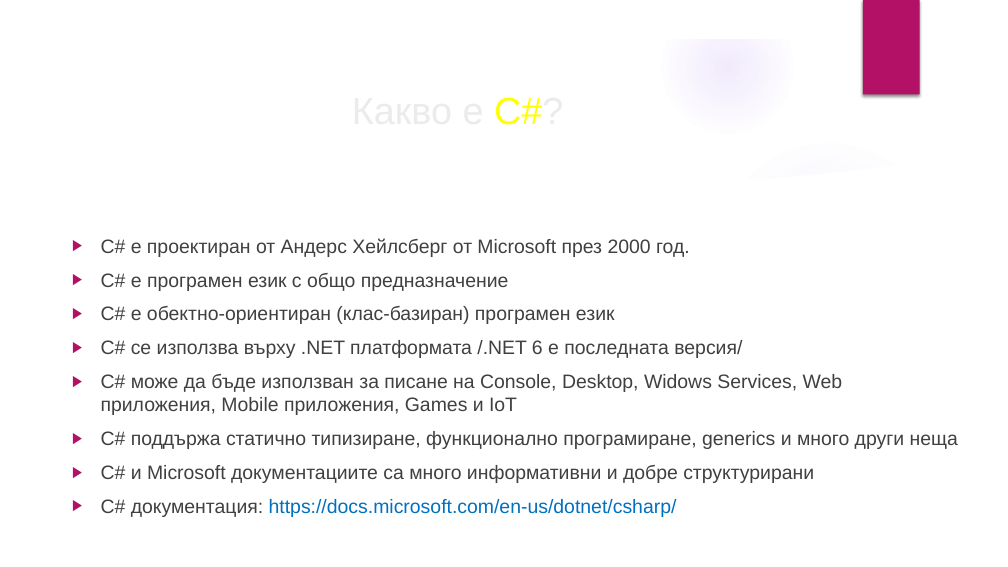
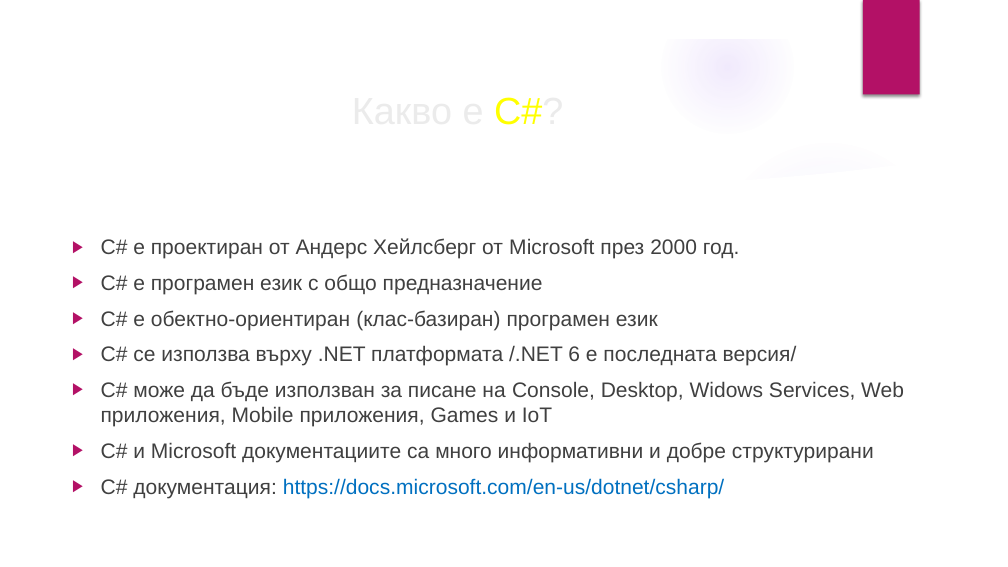
Before and after one commit to velizar92/CSharp-Programming-Presentations, a slide deck: slide 8 of C# Basics.pptx (slide 3 before the commit). Drawn at 1008x567 pixels with LibreOffice and Linux fonts; fonts in the diff are those of the drawing; background and template pictures are left out. Boxes give left, top, right and bottom in pixels: in the first picture for what was removed or moved away, otherwise in the second. Text is boxed around its words. In the diff, an @@ line names an element or a change of style, - is before the commit and + after.

```diff
--- a/C# Basics.pptx
+++ b/C# Basics.pptx
@@ text "C# е проектиран от Андерс ..." at [101,238,904,498]: size 18.5 to 20 pt @@
@@ text at [101,431,958,449]: paragraph removed @@
-▶ C# поддържа статично типизиране, функционално програмиране, generics и много други неща
```
Also in this commit, not shown: 7 other slides changed, 16 slides added, 2 slides removed.
